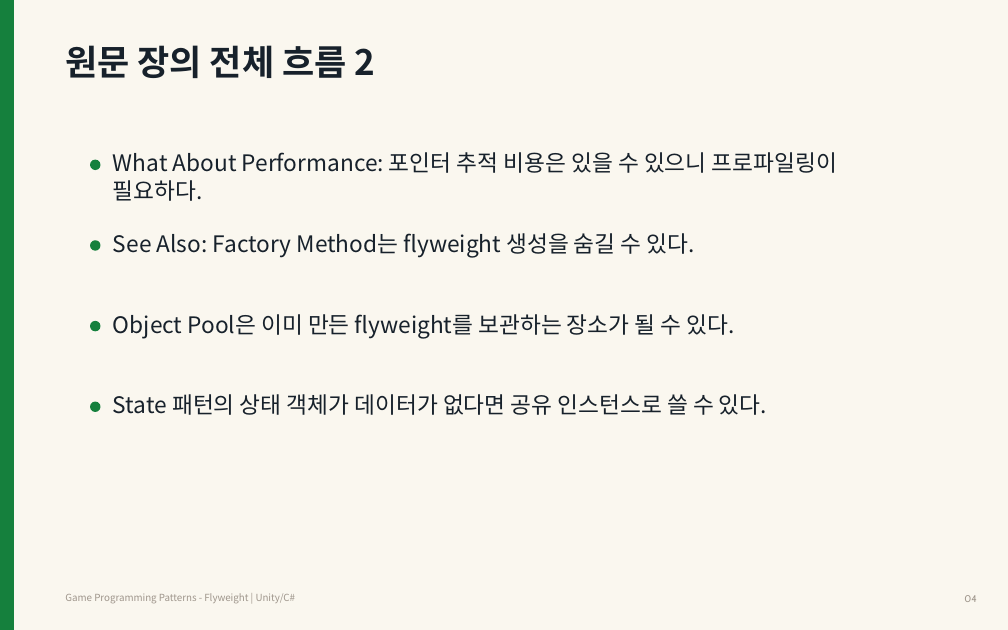
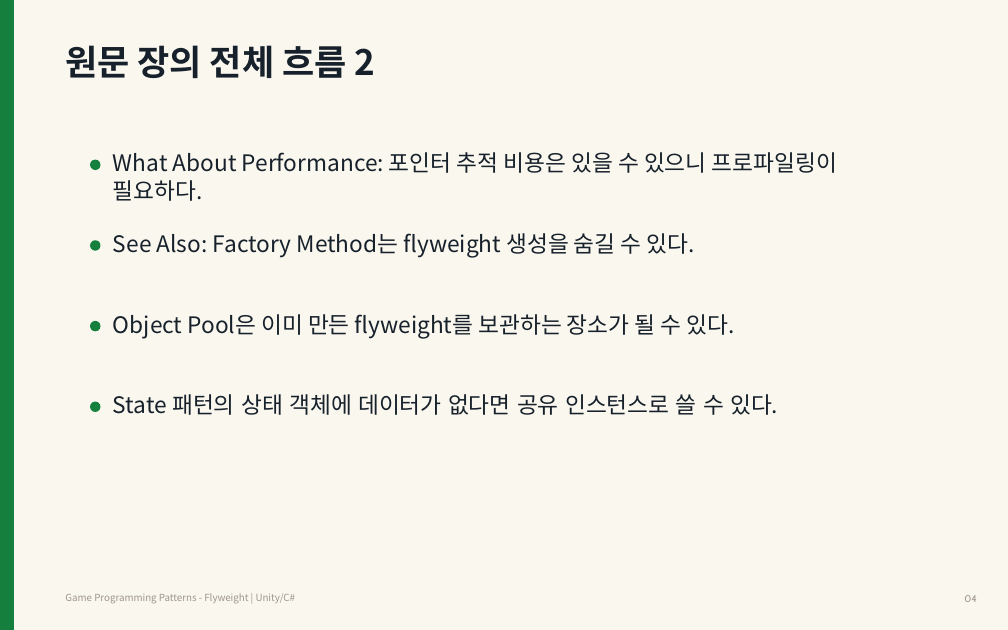
Before and after one commit to Meerkat-GMD/unity-programming-pattern, a slide deck: slide 4 of 03차시_Flyweight/강의자료/유니티 프로그래밍 패턴 3차시 - Flyweight.pptx. Drawn at 1008x630 pixels with LibreOffice and Linux fonts; fonts in the diff are those of the drawing. Boxes give left, top, right and bottom in pixels: in the first picture for what was removed or moved away, otherwise in the second. Text is boxed around its words. In the diff, an @@ line names an element or a change of style, - is before the commit and + after.

```diff
--- a/03차시_Flyweight/강의자료/유니티 프로그래밍 패턴 3차시 - Flyweight.pptx
+++ b/03차시_Flyweight/강의자료/유니티 프로그래밍 패턴 3차시 - Flyweight.pptx
@@ text at [113,394,778,415]: text changed @@
-State 패턴의 상태 객체가 데이터가 없다면 공유 인스턴스로 쓸 수 있다.
+State 패턴의 상태 객체에 데이터가 없다면 공유 인스턴스로 쓸 수 있다.
```
Also in this commit, not shown: 13 other slides changed.
